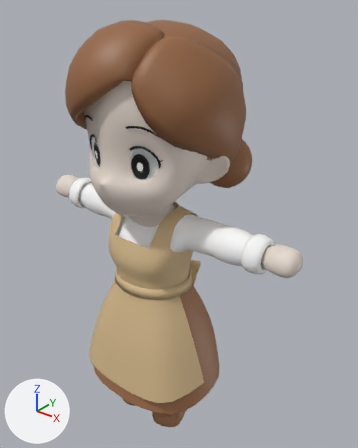
Renders of the FBX model Assets/Animations/03_fishing.fbx from each side of a commit.
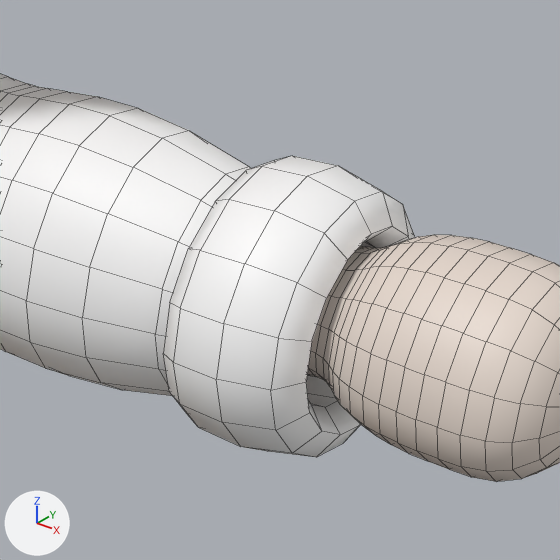
The first picture shows the older version from a 50 mm camera at (0.83, -0.911, 1.257) aimed at (0.019, 0.104, 0.629). The close-ups show both versions on the part from 61% to 82% of the width and 47% to 64% of the height of that picture; other places that the commit changed are outside them. Arrows for +X, +Y and +Z are at lower left; the lights stay in place. The close-ups show mesh edges as thin lines.

In view in the first close-up: 'Body', 'Cloth.A'.
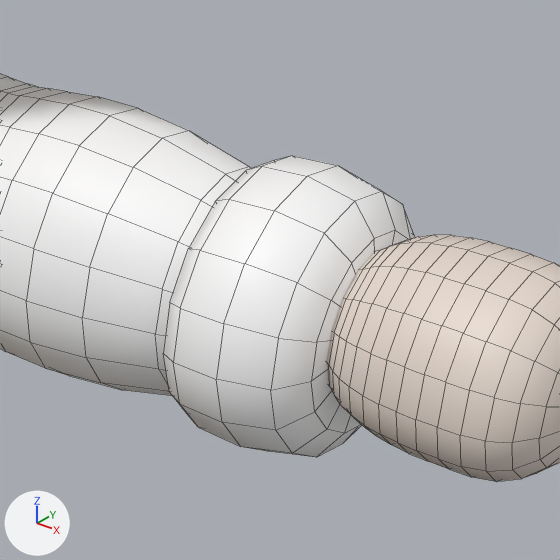
Location of each change, [x1, y1, x2, y2] in pixels of the close-ups (560 x 560 px; the box of a moved part takes in the faces that stretch with it):
part 1 of me_circle_001, moved or reshaped
    both: [155, 167, 415, 457]

The change in detail:
me_circle_001 is used by ob_cloth_a; location (0.0, 0.0, -0.0173).
me_circle_001 had 972 vertices, 936 faces and spanned x -0.345..0.345, y -0.091..0.099, z 0.515..0.725.
me_circle_001 now has 972 vertices, 936 faces and spans x -0.347..0.347, y -0.091..0.099, z 0.515..0.725.
me_circle_001 part 1: 48 of 972 vertices moved; they spanned x 0.315..0.345, y 0.007..0.082, z 0.641..0.712 and now span x 0.316..0.347, y 0.008..0.081, z 0.642..0.71; mean shift (0.004, 0.0, 0.0); largest move (0.336, 0.074, 0.674) -> (0.346, 0.064, 0.674).
